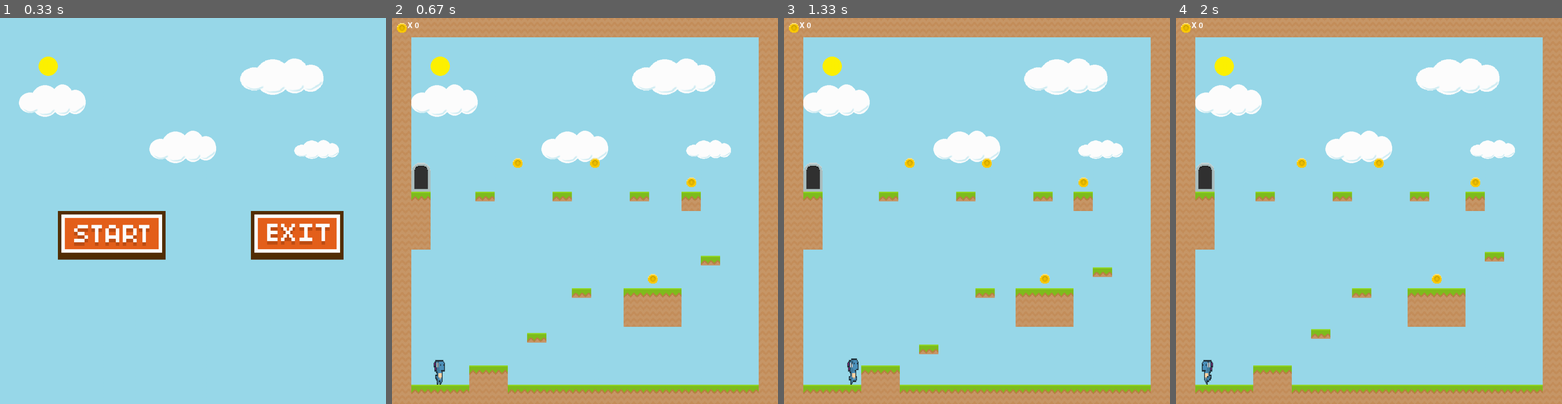
Above: before the commit, frames 1-4 (left to right).
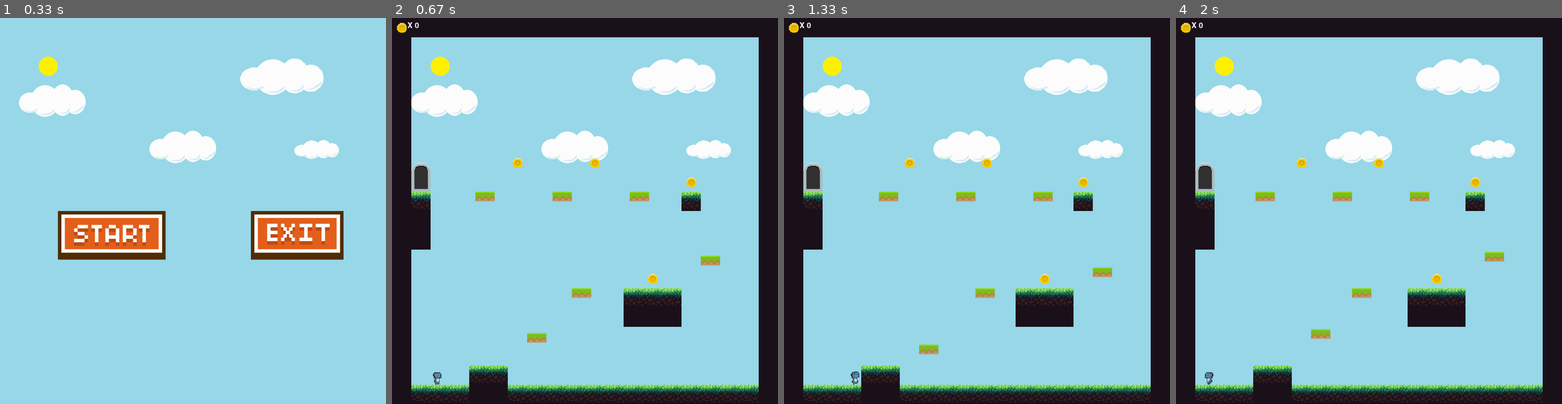
Above: after the commit, the same moments.

Repository: russjude/D-coding-Island
Game: pygame game, started from AAMain.py
Two runs of this game, one before a commit and one after it. Both use one fixed random seed, a clock stepped at 60 frames per second and the inputs below.
Inputs (mouse positions are in pixels of both pictures, inside the frame that each line leads up to):
- Up to frame 1 (0.33 s): no input
- Up to frame 2 (0.67 s): click (503, 234) at 0.38 s
- Up to frame 3 (1.33 s): hold Right 0.67-1.13 s; move the mouse to (961, 226) at 0.7 s; hold Right from 1.17 s (still down)
- Up to frame 4 (2 s): release Right at 1.63 s; hold Left from 1.67 s (still down)

Frame 1 is identical in both runs. In frame 2, 22% of the frame differs, in the area x 0-100%, y 0-100%; in frame 3, 22%; in frame 4, 22%.

Commit message:
new graphics

Diff:
--- a/AAMain.py
+++ b/AAMain.py
@@ -243,7 +243,7 @@
 		self.counter = 0
 		for num in range(1, 5):
 			img_right = pygame.image.load(f'img/dino{num}.png')
-			img_right = pygame.transform.scale(img_right, (40, 80))
+			img_right = pygame.transform.scale(img_right, (30, 40))
 			img_left = pygame.transform.flip(img_right, True, False)
 			self.images_right.append(img_right)
 			self.images_left.append(img_left)
@@ -266,22 +266,22 @@
 		self.tile_list = []
 
 		#load images
-		dirt_img = pygame.image.load('img/dirt.png')
-		grass_img = pygame.image.load('img/grass.png')
+		dirt_block_img = pygame.image.load('img/dirt_block.png')
+		grass_block_img = pygame.image.load('img/grass_block.png')
 
 		row_count = 0
 		for row in data:
 			col_count = 0
 			for tile in row:
 				if tile == 1:
-					img = pygame.transform.scale(dirt_img, (tile_size, tile_size))
+					img = pygame.transform.scale(dirt_block_img, (tile_size, tile_size))
 					img_rect = img.get_rect()
 					img_rect.x = col_count * tile_size
 					img_rect.y = row_count * tile_size
 					tile = (img, img_rect)
 					self.tile_list.append(tile)
 				if tile == 2:
-					img = pygame.transform.scale(grass_img, (tile_size, tile_size))
+					img = pygame.transform.scale(grass_block_img, (tile_size, tile_size))
 					img_rect = img.get_rect()
 					img_rect.x = col_count * tile_size
 					img_rect.y = row_count * tile_size
--- a/game_russ.py
+++ /dev/null
@@ -1 +0,0 @@
-print("hello world")
--- a/level_editor.py
+++ /dev/null
@@ -1,212 +0,0 @@
-import pygame
-import pickle
-from os import path
-
-
-pygame.init()
-
-clock = pygame.time.Clock()
-fps = 60
-
-#game window
-tile_size = 50
-cols = 20
-margin = 100
-screen_width = tile_size * cols
-screen_height = (tile_size * cols) + margin
-
-screen = pygame.display.set_mode((screen_width, screen_height))
-pygame.display.set_caption('Level Editor')
-
-
-#load images
-sun_img = pygame.image.load('img/sun.png')
-sun_img = pygame.transform.scale(sun_img, (tile_size, tile_size))
-bg_img = pygame.image.load('img/sky.png')
-bg_img = pygame.transform.scale(bg_img, (screen_width, screen_height - margin))
-dirt_img = pygame.image.load('img/dirt.png')
-grass_img = pygame.image.load('img/grass.png')
-blob_img = pygame.image.load('img/blob.png')
-platform_x_img = pygame.image.load('img/platform_x.png')
-platform_y_img = pygame.image.load('img/platform_y.png')
-lava_img = pygame.image.load('img/lava.png')
-coin_img = pygame.image.load('img/coin.png')
-exit_img = pygame.image.load('img/exit.png')
-save_img = pygame.image.load('img/save_btn.png')
-load_img = pygame.image.load('img/load_btn.png')
-
-
-#define game variables
-clicked = False
-level = 1
-
-#define colours
-white = (255, 255, 255)
-green = (144, 201, 120)
-
-font = pygame.font.SysFont('Futura', 24)
-
-#create empty tile list
-world_data = []
-for row in range(20):
-	r = [0] * 20
-	world_data.append(r)
-
-#create boundary
-for tile in range(0, 20):
-	world_data[19][tile] = 2
-	world_data[0][tile] = 1
-	world_data[tile][0] = 1
-	world_data[tile][19] = 1
-
-#function for outputting text onto the screen
-def draw_text(text, font, text_col, x, y):
-	img = font.render(text, True, text_col)
-	screen.blit(img, (x, y))
-
-def draw_grid():
-	for c in range(21):
-		#vertical lines
-		pygame.draw.line(screen, white, (c * tile_size, 0), (c * tile_size, screen_height - margin))
-		#horizontal lines
-		pygame.draw.line(screen, white, (0, c * tile_size), (screen_width, c * tile_size))
-
-
-def draw_world():
-	for row in range(20):
-		for col in range(20):
-			if world_data[row][col] > 0:
-				if world_data[row][col] == 1:
-					#dirt blocks
-					img = pygame.transform.scale(dirt_img, (tile_size, tile_size))
-					screen.blit(img, (col * tile_size, row * tile_size))
-				if world_data[row][col] == 2:
-					#grass blocks
-					img = pygame.transform.scale(grass_img, (tile_size, tile_size))
-					screen.blit(img, (col * tile_size, row * tile_size))
-				if world_data[row][col] == 3:
-					#enemy blocks
-					img = pygame.transform.scale(blob_img, (tile_size, int(tile_size * 0.75)))
-					screen.blit(img, (col * tile_size, row * tile_size + (tile_size * 0.25)))
-				if world_data[row][col] == 4:
-					#horizontally moving platform
-					img = pygame.transform.scale(platform_x_img, (tile_size, tile_size // 2))
-					screen.blit(img, (col * tile_size, row * tile_size))
-				if world_data[row][col] == 5:
-					#vertically moving platform
-					img = pygame.transform.scale(platform_y_img, (tile_size, tile_size // 2))
-					screen.blit(img, (col * tile_size, row * tile_size))
-				if world_data[row][col] == 6:
-					#lava
-					img = pygame.transform.scale(lava_img, (tile_size, tile_size // 2))
-					screen.blit(img, (col * tile_size, row * tile_size + (tile_size // 2)))
-				if world_data[row][col] == 7:
-					#coin
-					img = pygame.transform.scale(coin_img, (tile_size // 2, tile_size // 2))
-					screen.blit(img, (col * tile_size + (tile_size // 4), row * tile_size + (tile_size // 4)))
-				if world_data[row][col] == 8:
-					#exit
-					img = pygame.transform.scale(exit_img, (tile_size, int(tile_size * 1.5)))
-					screen.blit(img, (col * tile_size, row * tile_size - (tile_size // 2)))
-
-
-
-class Button():
-	def __init__(self, x, y, image):
-		self.image = image
-		self.rect = self.image.get_rect()
-		self.rect.topleft = (x, y)
-		self.clicked = False
-
-	def draw(self):
-		action = False
-
-		#get mouse position
-		pos = pygame.mouse.get_pos()
-
-		#check mouseover and clicked conditions
-		if self.rect.collidepoint(pos):
-			if pygame.mouse.get_pressed()[0] == 1 and self.clicked == False:
-				action = True
-				self.clicked = True
-
-		if pygame.mouse.get_pressed()[0] == 0:
-			self.clicked = False
-
-		#draw button
-		screen.blit(self.image, (self.rect.x, self.rect.y))
-
-		return action
-
-#create load and save buttons
-save_button = Button(screen_width // 2 - 150, screen_height - 80, save_img)
-load_button = Button(screen_width // 2 + 50, screen_height - 80, load_img)
-
-#main game loop
-run = True
-while run:
-
-	clock.tick(fps)
-
-	#draw background
-	screen.fill(green)
-	screen.blit(bg_img, (0, 0))
-	screen.blit(sun_img, (tile_size * 2, tile_size * 2))
-
-	#load and save level
-	if save_button.draw():
-		#save level data
-		pickle_out = open(f'level{level}_data', 'wb')
-		pickle.dump(world_data, pickle_out)
-		pickle_out.close()
-	if load_button.draw():
-		#load in level data
-		if path.exists(f'level{level}_data'):
-			pickle_in = open(f'level{level}_data', 'rb')
-			world_data = pickle.load(pickle_in)
-
-
-	#show the grid and draw the level tiles
-	draw_grid()
-	draw_world()
-
-
-	#text showing current level
-	draw_text(f'Level: {level}', font, white, tile_size, screen_height - 60)
-	draw_text('Press UP or DOWN to change level', font, white, tile_size, screen_height - 40)
-
-	#event handler
-	for event in pygame.event.get():
-		#quit game
-		if event.type == pygame.QUIT:
-			run = False
-		#mouseclicks to change tiles
-		if event.type == pygame.MOUSEBUTTONDOWN and clicked == False:
-			clicked = True
-			pos = pygame.mouse.get_pos()
-			x = pos[0] // tile_size
-			y = pos[1] // tile_size
-			#check that the coordinates are within the tile area
-			if x < 20 and y < 20:
-				#update tile value
-				if pygame.mouse.get_pressed()[0] == 1:
-					world_data[y][x] += 1
-					if world_data[y][x] > 8:
-						world_data[y][x] = 0
-				elif pygame.mouse.get_pressed()[2] == 1:
-					world_data[y][x] -= 1
-					if world_data[y][x] < 0:
-						world_data[y][x] = 8
-		if event.type == pygame.MOUSEBUTTONUP:
-			clicked = False
-		#up and down key presses to change level number
-		if event.type == pygame.KEYDOWN:
-			if event.key == pygame.K_UP:
-				level += 1
-			elif event.key == pygame.K_DOWN and level > 1:
-				level -= 1
-
-	#update game display window
-	pygame.display.update()
-
-pygame.quit()
Binary file added: img/dirt_block.png
Binary file added: img/grass_block.png
Binary file added: img/ladder.png
Binary file added: img/left_dirt_block.png
Binary file added: img/right_dirt_block.png
